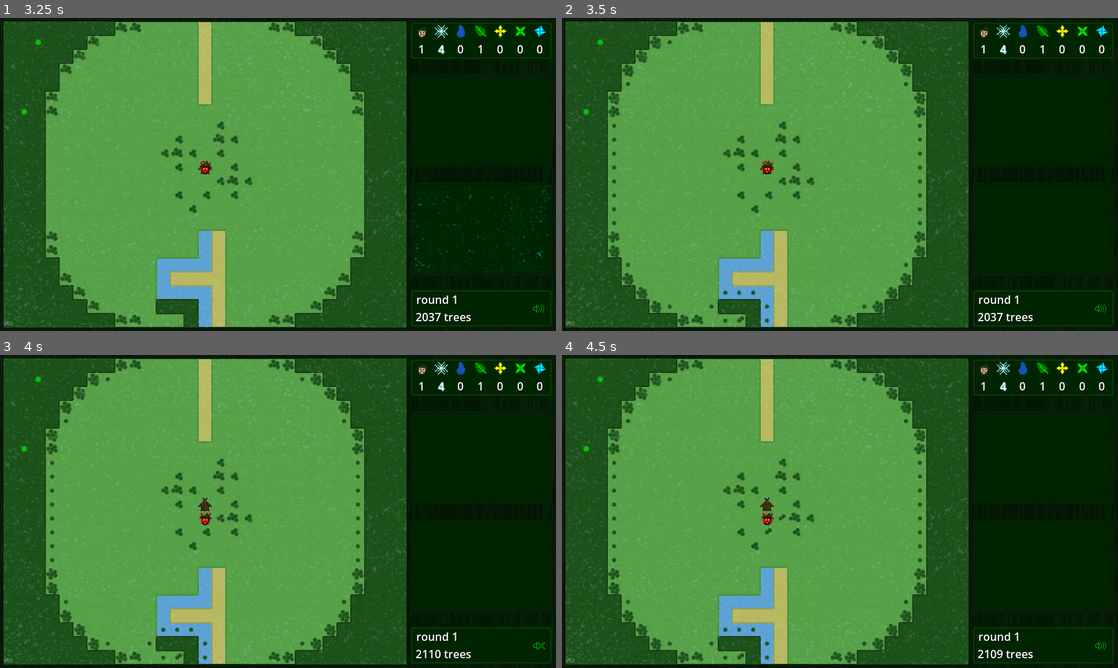
Above: before the commit, frames 1-4 (two rows, left to right).
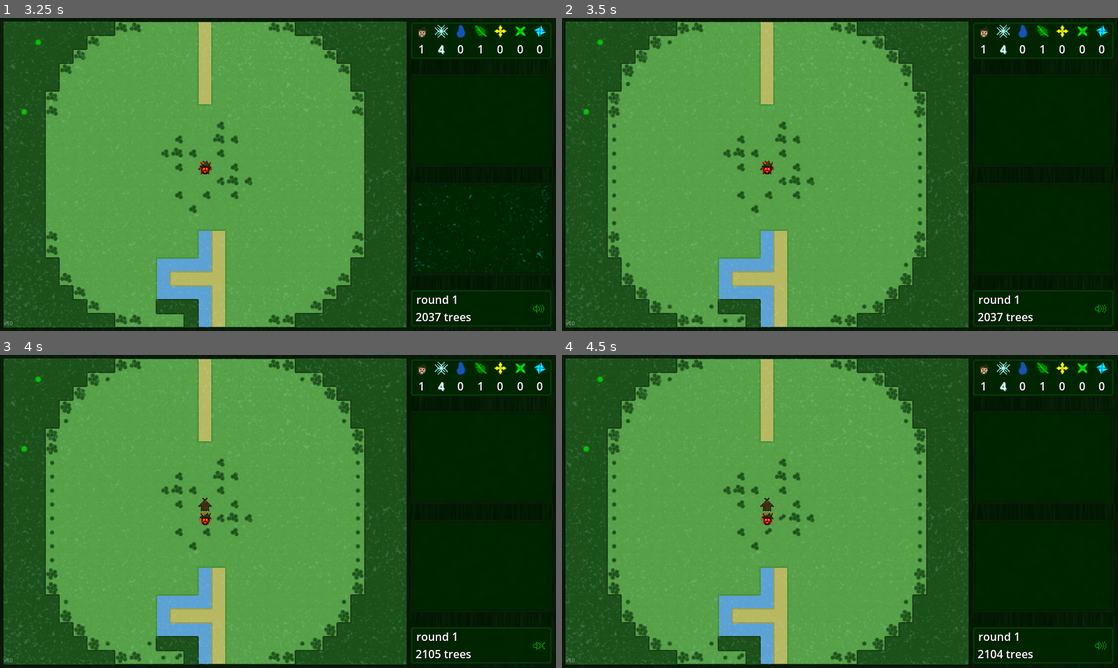
Above: after the commit, the same moments.

Repository: TriffnixXIV/ForstForward
Game: Godot game, scene res://Scenes/ForstForward.tscn
Two runs of this game, one before a commit and one after it. Both use one fixed random seed, a clock stepped at 60 frames per second and the inputs below. Sound files missing from this copy of the repository are replaced by a short silence.
Inputs (mouse positions are in pixels of both pictures, inside the frame that each line leads up to):
- Up to frame 1 (3.25 s): click (205, 174) at 0.5 s; click (205, 174) at 1.25 s; click "plant 2 forests" at 2 s; click "frost +4" at 2.75 s
- Up to frame 2 (3.5 s): no input
- Up to frame 3 (4 s): click (539, 646) at 3.5 s
- Up to frame 4 (4.5 s): tap Enter at 4.25 s; move the mouse to (962, 495) at 4.27 s; tap Tab at 4.35 s; click (962, 495) at 4.42 s

Frame 1 is identical in both runs. In frame 2, less than 0.1% of the frame differs, in the area x 28-38%, y 86-98%; in frame 3, 0.1%, in the area x 28-80%, y 86-98%; in frame 4, less than 0.1%.
Error before the commit: Invalid operands 'Array' and 'Object' in operator '+'. (res://Code/ForstForward.gd:115)
Error after the commit: Invalid operands 'Array' and 'Object' in operator '+'. (res://Code/ForstForward.gd:114)

Commit message:
sand and water pt1

Diff:
--- a/Source/Code/Advancement.gd
+++ b/Source/Code/Advancement.gd
@@ -1,7 +1,7 @@
 extends Node
 class_name Advancement
 
-var map
+var map: Map
 
 enum Phase {transitioning, idle, starting, druids, growth, villagers}
 var current_phase = Phase.idle
--- a/Source/Code/Creatures/Villager.gd
+++ b/Source/Code/Creatures/Villager.gd
@@ -243,6 +243,9 @@
 	return good_spots
 
 func get_required_wood(cell):
+	if not map.is_buildable(cell):
+		return 0
+
 	var move_actions_needed = get_move_actions_needed_to_reach(cell)
 	var wood_needed = 10 - map.get_building_progress(cell)
 
--- a/Source/Code/ForstForward.gd
+++ b/Source/Code/ForstForward.gd
@@ -4,7 +4,6 @@
 var version = "v10"
 
 var current_round = 1
-var score = 0
 
 var selected_action: Action
 var selection_locked = false
@@ -405,7 +404,7 @@
 	$Sidebar/Records/Horst/Slowest/Number.label_settings.shadow_color = Color(0, 0, 0, 0.8)
 
 func update_numbers():
-	$Sidebar/InGameUI/NumberContainer/Numbers/Villagers/Label.text = str(len($Map.villagers.villagers))
+	$Sidebar/InGameUI/NumberContainer/Numbers/Villagers/Label.text = str(len($Map/Villagers.villagers))
 	$Sidebar/InGameUI/NumberContainer/Numbers/Villagers/Label.label_settings.shadow_color = Color(0, 0, 0, 0.8)
 	$Sidebar/InGameUI/NumberContainer/Numbers/Frost/Label.text = str($Map.get_coldness())
 	$Sidebar/InGameUI/NumberContainer/Numbers/Frost/Label.label_settings.shadow_color = Color(0, 0, 0, 0.8) if $Map.get_coldness() == $Map.min_frost else Color(0.5, 1, 1, 1) if $Map.frost_boost > 0 else Color(0, 0.5, 1, 1)
@@ -419,16 +418,16 @@
 	$Sidebar/InGameUI/NumberContainer/Numbers/GrowthUpgrades/Label.label_settings.shadow_color = Color(0, 0, 0, 0.8)
 	$Sidebar/InGameUI/NumberContainer/Numbers/WeatherUpgrades/Label.text = str(upgrade_factory.total_weather_upgrades)
 	$Sidebar/InGameUI/NumberContainer/Numbers/WeatherUpgrades/Label.label_settings.shadow_color = Color(0, 0, 0, 0.8)
-	$Sidebar/InGameUI/NumberContainer/Numbers/Druids/Label.text = str(len($Map.druids.druids))
+	$Sidebar/InGameUI/NumberContainer/Numbers/Druids/Label.text = str(len($Map/Druids.druids))
 	$Sidebar/InGameUI/NumberContainer/Numbers/Druids/Label.label_settings.shadow_color = Color(0, 0, 0, 0.8)
-	$Sidebar/InGameUI/NumberContainer/Numbers/Treants/Label.text = str(len($Map.treants.treants))
+	$Sidebar/InGameUI/NumberContainer/Numbers/Treants/Label.text = str(len($Map/Treants.treants))
 	$Sidebar/InGameUI/NumberContainer/Numbers/Treants/Label.label_settings.shadow_color = Color(0, 0, 0, 0.8)
 
 func update_score():
-	score = $Map.get_score()
+	var score = $Map.get_score()
 	if score == 0:
 		lose_game()
-	elif score == $Map.highest_possible_score:
+	elif score == $Map.highest_possible_score and len($Map/Villagers.villagers) <= $Map/Villagers.horst_amount:
 		win_game()
 	$Sidebar/InGameUI/CoreStats/Score.text = str(score) + " trees"
 
--- a/Source/Code/Level.gd
+++ b/Source/Code/Level.gd
@@ -105,8 +105,11 @@
 	var part2 = get_cell_atlas_coords(layer, cell_position) == atlas_coords_
 	return part1 and part2
 
+func is_growable(cell_position: Vector2i):
+	return is_valid_tile(cell_position) and is_plains(cell_position)
+
 func get_growable_amount(cell_position: Vector2i):
-	if is_valid_tile(cell_position):
+	if is_growable(cell_position):
 		return get_building_progress(cell_position) + 10 - get_yield(cell_position)
 	else:
 		return 0
@@ -119,6 +122,9 @@
 	else:
 		return 0
 
+func is_buildable(cell_position: Vector2i):
+	return is_valid_tile(cell_position) and not is_water(cell_position)
+
 func get_building_progress(cell_position: Vector2i):
 	if is_house(cell_position):
 		return 10
--- a/Source/Code/Map.gd
+++ b/Source/Code/Map.gd
@@ -117,6 +117,7 @@
 		advancement.current_phase = advancement.Phase.idle
 
 		villagers.check_horst_amount()
+		update_highscore()
 
 		for _i in random_starting_crystals:
 			crystals.find_spot_and_spawn_crystal(randi_range(0, 2))
@@ -188,6 +189,14 @@
 
 	transition_info.shuffle()
 	advancement.current_phase = advancement.Phase.transitioning
+
+func update_highscore():
+	highest_possible_score = 0
+	for x in width:
+		for y in height:
+			if is_plains(Vector2i(x, y)):
+				highest_possible_score += 10
+	print(highest_possible_score)
 
 func stop():
 	advancement.stop()
@@ -382,7 +391,7 @@
 		return 0
 
 func set_yield(cell_position: Vector2i, amount: int):
-	if not is_valid_tile(cell_position):
+	if not is_growable(cell_position):
 		return null
 
 	var previous_yield = get_yield(cell_position)
@@ -412,7 +421,7 @@
 		set_building_progress(cell_position, get_building_progress(cell_position) - amount)
 
 func set_building_progress(cell_position: Vector2i, progress: int):
-	if not is_valid_tile(cell_position):
+	if not is_buildable(cell_position):
 		return null
 
 	var previous_progress = get_building_progress(cell_position)
Not shown, changed: Source/Text/Changelog.txt
Not shown, changed: Source/Text/Todo.txt
